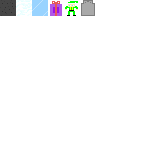
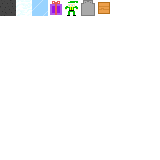
Layer changes from the first w=160, h=160 image to the second:
painted on "Layer" over [0, 0, 110, 16]
